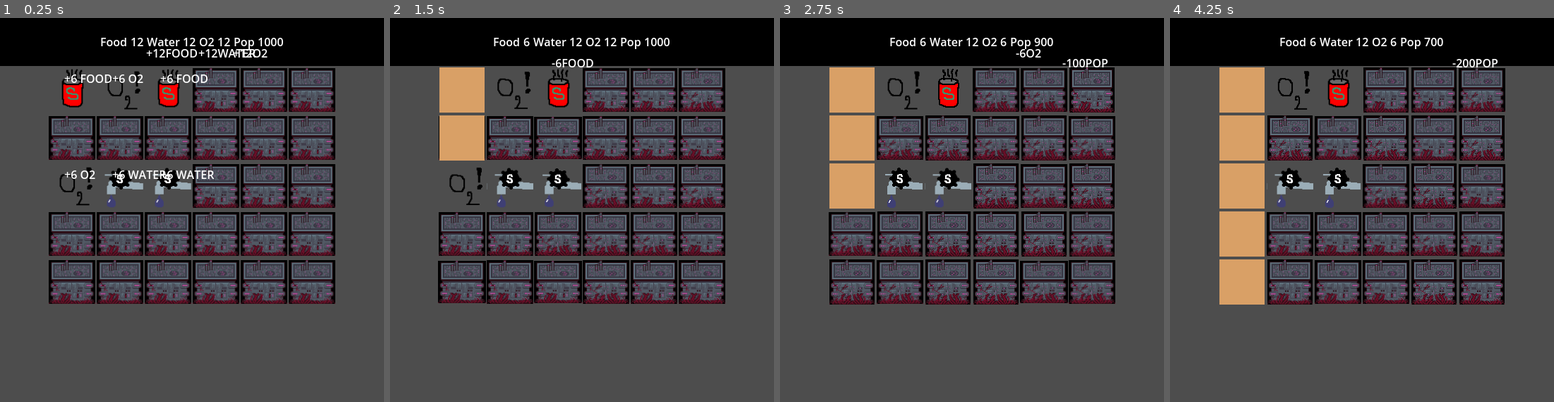
Above: before the commit, frames 1-4 (left to right).
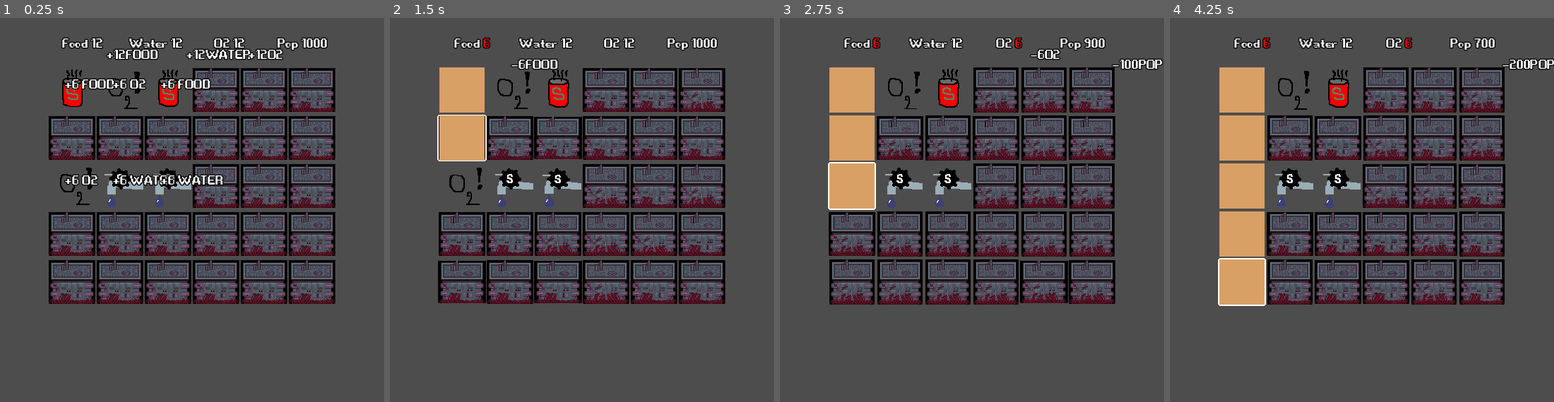
Above: after the commit, the same moments.

Repository: angeldustjdr/godot-wild-jam-2023
Game: Godot game, scene res://Main.tscn
Same seed, same stepped clock (60 frames per second), same inputs: the game is played once before the commit and once after it.
Inputs (mouse positions are in pixels of both pictures, inside the frame that each line leads up to):
- Up to frame 1 (0.25 s): no input
- Up to frame 2 (1.5 s): tap Enter (ui_accept) at 0.5, 0.77 s; move the mouse to (462, 90) at 0.52 s; click (462, 90) at 0.67 s; move the mouse to (462, 137) at 1.27 s; click (462, 137) at 1.42 s
- Up to frame 3 (2.75 s): tap Enter (ui_accept) at 1.52 s; move the mouse to (852, 186) at 2.02 s; click (852, 186) at 2.17 s
- Up to frame 4 (4.25 s): move the mouse to (1242, 233) at 2.77 s; click (1242, 233) at 2.92 s; tap Enter (ui_accept) at 3.02, 3.77 s; move the mouse to (1242, 282) at 3.52 s; click (1242, 282) at 3.67 s

The runs differ from the first frame. In frame 1, 18% of the frame differs, in the area x 0-100%, y 0-75%; in frame 2, 15%; in frame 3, 15%; in frame 4, 14%.

Commit message:
polish !

Diff:
--- /dev/null
+++ b/asset/Theme.tres
@@ -0,0 +1,12 @@
+[gd_resource type="Theme" load_steps=2 format=3 uid="uid://dkbcrw73g6705"]
+
+[ext_resource type="FontFile" uid="uid://c8k82hyecrlcx" path="res://game_over.ttf" id="1_wfc2g"]
+
+[resource]
+default_font = ExtResource("1_wfc2g")
+default_font_size = 45
+Button/colors/font_outline_color = Color(0, 0, 0, 1)
+Button/constants/outline_size = 5
+Label/colors/font_color = Color(1, 1, 1, 1)
+Label/colors/font_outline_color = Color(0, 0, 0, 1)
+Label/constants/outline_size = 5
--- a/project.godot
+++ b/project.godot
@@ -41,3 +41,7 @@
 [internationalization]
 
 locale/translations_pot_files=PackedStringArray("res://dialog/test_dialog.dialogue")
+
+[rendering]
+
+textures/canvas_textures/default_texture_filter=0
--- a/scene/BuildMenu.tscn
+++ b/scene/BuildMenu.tscn
@@ -1,6 +1,7 @@
-[gd_scene load_steps=2 format=3 uid="uid://cjlqheo1hxrae"]
+[gd_scene load_steps=3 format=3 uid="uid://cjlqheo1hxrae"]
 
 [ext_resource type="Script" path="res://script/BuildMenu.gd" id="1_45w4o"]
+[ext_resource type="Theme" uid="uid://dkbcrw73g6705" path="res://asset/Theme.tres" id="1_ft1y2"]
 
 [node name="BuildMenu" type="VBoxContainer"]
 z_index = 11
@@ -11,6 +12,7 @@
 offset_bottom = -396.0
 grow_horizontal = 2
 grow_vertical = 2
+theme = ExtResource("1_ft1y2")
 script = ExtResource("1_45w4o")
 
 [node name="FarmButton" type="Button" parent="."]
--- a/scene/GenericBuilding.tscn
+++ b/scene/GenericBuilding.tscn
@@ -1,49 +1,21 @@
-[gd_scene load_steps=9 format=3 uid="uid://8001k27dcfjx"]
+[gd_scene load_steps=10 format=3 uid="uid://8001k27dcfjx"]
 
 [ext_resource type="Script" path="res://script/GenericBuilding.gd" id="1_v8jsb"]
 [ext_resource type="Texture2D" uid="uid://cwv7xdmk2wb87" path="res://asset/sheet/building1-sheet.png" id="2_ihrt5"]
+[ext_resource type="Shader" path="res://shader/Outline.gdshader" id="2_jt4ha"]
+[ext_resource type="Theme" uid="uid://dkbcrw73g6705" path="res://asset/Theme.tres" id="3_4g578"]
 
-[sub_resource type="Shader" id="Shader_uoqyb"]
-code = "shader_type canvas_item;
-
-void fragment() {
-	// Place fragment code here.
-}
-"
-
-[sub_resource type="ShaderMaterial" id="ShaderMaterial_32tqi"]
-shader = SubResource("Shader_uoqyb")
+[sub_resource type="ShaderMaterial" id="ShaderMaterial_wq1gu"]
+resource_local_to_scene = true
+shader = ExtResource("2_jt4ha")
+shader_parameter/color = Color(1, 1, 1, 1)
+shader_parameter/width = 0.0
+shader_parameter/pattern = 0
+shader_parameter/inside = false
+shader_parameter/add_margins = true
 
 [sub_resource type="RectangleShape2D" id="RectangleShape2D_mllce"]
 size = Vector2(68, 68)
-
-[sub_resource type="Animation" id="Animation_lhjvy"]
-resource_name = "idle"
-loop_mode = 1
-tracks/0/type = "value"
-tracks/0/imported = false
-tracks/0/enabled = true
-tracks/0/path = NodePath("Sprite:frame")
-tracks/0/interp = 1
-tracks/0/loop_wrap = true
-tracks/0/keys = {
-"times": PackedFloat32Array(0, 0.5, 1),
-"transitions": PackedFloat32Array(1, 1, 1),
-"update": 1,
-"values": [0, 1, 0]
-}
-tracks/1/type = "value"
-tracks/1/imported = false
-tracks/1/enabled = true
-tracks/1/path = NodePath("Sprite:scale")
-tracks/1/interp = 1
-tracks/1/loop_wrap = true
-tracks/1/keys = {
-"times": PackedFloat32Array(0, 0.5, 1),
-"transitions": PackedFloat32Array(1, 0.329877, 1),
-"update": 0,
-"values": [Vector2(1, 1), Vector2(1.05, 0.95), Vector2(1, 1)]
-}
 
 [sub_resource type="Animation" id="Animation_5ipuh"]
 length = 0.001
@@ -72,6 +44,34 @@
 "values": [Vector2(1, 1)]
 }
 
+[sub_resource type="Animation" id="Animation_lhjvy"]
+resource_name = "idle"
+loop_mode = 1
+tracks/0/type = "value"
+tracks/0/imported = false
+tracks/0/enabled = true
+tracks/0/path = NodePath("Sprite:frame")
+tracks/0/interp = 1
+tracks/0/loop_wrap = true
+tracks/0/keys = {
+"times": PackedFloat32Array(0, 0.5, 1),
+"transitions": PackedFloat32Array(1, 1, 1),
+"update": 1,
+"values": [0, 1, 0]
+}
+tracks/1/type = "value"
+tracks/1/imported = false
+tracks/1/enabled = true
+tracks/1/path = NodePath("Sprite:scale")
+tracks/1/interp = 1
+tracks/1/loop_wrap = true
+tracks/1/keys = {
+"times": PackedFloat32Array(0, 0.5, 1),
+"transitions": PackedFloat32Array(1, 0.287175, 1),
+"update": 0,
+"values": [Vector2(1, 1), Vector2(1.05, 0.95), Vector2(1, 1)]
+}
+
 [sub_resource type="AnimationLibrary" id="AnimationLibrary_ksdrg"]
 _data = {
 "RESET": SubResource("Animation_5ipuh"),
@@ -79,12 +79,12 @@
 }
 
 [node name="GenericBuilding" type="Area2D"]
-material = SubResource("ShaderMaterial_32tqi")
 script = ExtResource("1_v8jsb")
 description = "A generic building."
 playIdle = true
 
 [node name="Sprite" type="Sprite2D" parent="."]
+material = SubResource("ShaderMaterial_wq1gu")
 position = Vector2(34, 34)
 texture = ExtResource("2_ihrt5")
 hframes = 2
@@ -99,6 +99,7 @@
 offset_right = 68.0
 offset_bottom = 68.0
 mouse_filter = 1
+theme = ExtResource("3_4g578")
 
 [node name="AnimationPlayerBuilding" type="AnimationPlayer" parent="."]
 libraries = {
@@ -106,3 +107,5 @@
 }
 
 [connection signal="input_event" from="." to="." method="_on_input_event"]
+[connection signal="mouse_entered" from="Tooltip" to="." method="_on_tooltip_mouse_entered"]
+[connection signal="mouse_exited" from="Tooltip" to="." method="_on_tooltip_mouse_exited"]
--- a/scene/JuicyLabel.tscn
+++ b/scene/JuicyLabel.tscn
@@ -1,5 +1,6 @@
-[gd_scene load_steps=6 format=3 uid="uid://dvwt2pd6xsvn7"]
+[gd_scene load_steps=7 format=3 uid="uid://dvwt2pd6xsvn7"]
 
+[ext_resource type="Theme" uid="uid://dkbcrw73g6705" path="res://asset/Theme.tres" id="1_bs4bt"]
 [ext_resource type="Script" path="res://script/JuicyLabel.gd" id="1_ls5gl"]
 
 [sub_resource type="Animation" id="Animation_nk3dw"]
@@ -17,6 +18,21 @@
 "values": [Vector2(0, 0), Vector2(40, -35)]
 }
 
+[sub_resource type="Animation" id="Animation_k004l"]
+resource_name = "JuicyLabelPop_2"
+tracks/0/type = "value"
+tracks/0/imported = false
+tracks/0/enabled = true
+tracks/0/path = NodePath("JuicyLabel:position")
+tracks/0/interp = 1
+tracks/0/loop_wrap = true
+tracks/0/keys = {
+"times": PackedFloat32Array(0, 1),
+"transitions": PackedFloat32Array(0.307786, 0.000911165),
+"update": 0,
+"values": [Vector2(0, 0), Vector2(40, 30)]
+}
+
 [sub_resource type="Animation" id="Animation_n07sx"]
 length = 0.001
 tracks/0/type = "value"
@@ -32,21 +48,6 @@
 "values": [Vector2(45, 20)]
 }
 
-[sub_resource type="Animation" id="Animation_k004l"]
-resource_name = "JuicyLabelPop_2"
-tracks/0/type = "value"
-tracks/0/imported = false
-tracks/0/enabled = true
-tracks/0/path = NodePath("JuicyLabel:position")
-tracks/0/interp = 1
-tracks/0/loop_wrap = true
-tracks/0/keys = {
-"times": PackedFloat32Array(0, 1),
-"transitions": PackedFloat32Array(0.307786, 0.000911165),
-"update": 0,
-"values": [Vector2(0, 0), Vector2(40, 30)]
-}
-
 [sub_resource type="AnimationLibrary" id="AnimationLibrary_5w5el"]
 _data = {
 "JuicyLabelPop": SubResource("Animation_nk3dw"),
@@ -59,7 +60,8 @@
 offset_left = 40.0
 offset_top = 30.0
 offset_right = 80.0
-offset_bottom = 56.0
+offset_bottom = 60.0
+theme = ExtResource("1_bs4bt")
 text = "++"
 script = ExtResource("1_ls5gl")
 
--- a/scene/Top_UI.tscn
+++ b/scene/Top_UI.tscn
@@ -1,5 +1,6 @@
-[gd_scene load_steps=2 format=3 uid="uid://dhe0gdpwpe3hf"]
+[gd_scene load_steps=3 format=3 uid="uid://dhe0gdpwpe3hf"]
 
+[ext_resource type="Theme" uid="uid://dkbcrw73g6705" path="res://asset/Theme.tres" id="1_0j54i"]
 [ext_resource type="Script" path="res://script/updateUI.gd" id="1_auiuf"]
 
 [node name="Top_UI" type="Control"]
@@ -7,55 +8,75 @@
 anchors_preset = 0
 offset_right = 544.0
 offset_bottom = 68.0
+theme = ExtResource("1_0j54i")
 
-[node name="ColorRect" type="ColorRect" parent="."]
-layout_mode = 0
-offset_right = 544.0
+[node name="Grid" type="GridContainer" parent="."]
+layout_mode = 1
+anchors_preset = 5
+anchor_left = 0.5
+anchor_right = 0.5
+offset_left = -206.0
+offset_right = 206.0
 offset_bottom = 68.0
-color = Color(0, 0, 0, 1)
+grow_horizontal = 2
+columns = 4
 
-[node name="HBoxContainer" type="HBoxContainer" parent="."]
-layout_mode = 0
-offset_right = 544.0
-offset_bottom = 68.0
+[node name="Hbox" type="HBoxContainer" parent="Grid"]
+custom_minimum_size = Vector2(100, 68)
+layout_mode = 2
 alignment = 1
 
-[node name="Food" type="Label" parent="HBoxContainer"]
+[node name="Food" type="Label" parent="Grid/Hbox"]
 layout_mode = 2
 text = "Food"
 
-[node name="Food_quantity" type="Label" parent="HBoxContainer"]
+[node name="Food_quantity" type="Label" parent="Grid/Hbox"]
 layout_mode = 2
 text = "0
 "
 script = ExtResource("1_auiuf")
 ressourceType = "FOOD"
 
-[node name="Water" type="Label" parent="HBoxContainer"]
+[node name="Hbox2" type="HBoxContainer" parent="Grid"]
+custom_minimum_size = Vector2(100, 68)
+layout_mode = 2
+alignment = 1
+
+[node name="Water" type="Label" parent="Grid/Hbox2"]
 layout_mode = 2
 text = "Water"
 
-[node name="Water_quantity" type="Label" parent="HBoxContainer"]
+[node name="Water_quantity" type="Label" parent="Grid/Hbox2"]
 layout_mode = 2
 text = "0"
 script = ExtResource("1_auiuf")
 ressourceType = "WATER"
 
-[node name="O2" type="Label" parent="HBoxContainer"]
+[node name="Hbox3" type="HBoxContainer" parent="Grid"]
+custom_minimum_size = Vector2(100, 68)
+layout_mode = 2
+alignment = 1
+
+[node name="O2" type="Label" parent="Grid/Hbox3"]
 layout_mode = 2
 text = "O2"
 
-[node name="O2_quantity" type="Label" parent="HBoxContainer"]
+[node name="O2_quantity" type="Label" parent="Grid/Hbox3"]
 layout_mode = 2
 text = "0"
 script = ExtResource("1_auiuf")
 ressourceType = "O2"
 
-[node name="Pop" type="Label" parent="HBoxContainer"]
+[node name="Hbox4" type="HBoxContainer" parent="Grid"]
+custom_minimum_size = Vector2(100, 68)
+layout_mode = 2
+alignment = 1
+
+[node name="Pop" type="Label" parent="Grid/Hbox4"]
 layout_mode = 2
 text = "Pop"
 
-[node name="Pop_quantity" type="Label" parent="HBoxContainer"]
+[node name="Pop_quantity" type="Label" parent="Grid/Hbox4"]
 layout_mode = 2
 text = "1000
 "
--- a/script/GameState.gd
+++ b/script/GameState.gd
@@ -17,6 +17,7 @@
 
 #################
 # RESSOURCE
+var limit = {"WATER" : 10,"FOOD" : 10,"O2" : 10}
 var ressource = {"POP" : 0,
 				"WATER" : 0,
 				"FOOD" : 0,
@@ -34,7 +35,6 @@
 		ressource[elem] = newRessource[elem]
 
 func calculatePop():
-	var limit = {"WATER" : 10,"FOOD" : 10,"O2" : 10}
 	for elem in limit.keys():
 		if ressource[elem] <= limit[elem]:
 			ressource["POP"] -= 100
--- a/script/GenericBuilding.gd
+++ b/script/GenericBuilding.gd
@@ -58,7 +58,15 @@
 	return TotalStat
 
 func popLabel(text):
-	var j = juicyLabel.instantiate()
-	j.playAnimation("UP")
-	j.text = text
-	add_child(j)
+	var l = juicyLabel.instantiate()
+	l.playAnimation("UP")
+	l.text = text
+	add_child(l)
+
+
+func _on_tooltip_mouse_entered():
+	$Sprite.material.set("shader_param/width",2.)
+
+
+func _on_tooltip_mouse_exited():
+	$Sprite.material.set("shader_param/width",0.)
--- a/script/JuicyLabel.gd
+++ b/script/JuicyLabel.gd
@@ -1,6 +1,6 @@
 extends Label
 
-func _on_animation_player_label_animation_finished(anim_name):
+func _on_animation_player_label_animation_finished(_anim_name):
 	queue_free()
 
 func playAnimation(direction):
--- a/script/updateUI.gd
+++ b/script/updateUI.gd
@@ -6,9 +6,18 @@
 func _ready():
 	RadioDiffusion.connect("updateTopUINeeded",updateTopUI)
 
+func _process(_delta):
+	var myRessource = GameState.ressource[ressourceType]
+	if ressourceType!="POP":
+		if myRessource <= GameState.limit[ressourceType] :
+			self.set("theme_override_colors/font_color", Color(1,0,0))
+		else :
+			self.set("theme_override_colors/font_color", Color(1,1,1))
+
 func updateTopUI():
-	var modified = GameState.ressource[ressourceType] - int(self.text)
-	self.text = str(GameState.ressource[ressourceType])
+	var myRessource = GameState.ressource[ressourceType]
+	var modified = myRessource - int(self.text)
+	self.text = str(myRessource)
 	if modified != 0 :
 		var j = juicyLabel.instantiate()
 		if modified>0 : j.text = "+"+str(modified)+ressourceType
--- a/shader/GenericBuilding.gdshader
+++ b/shader/Outline.gdshader
@@ -1,6 +1,6 @@
 shader_type canvas_item;
 
-uniform vec4 color : hint_color = vec4(1.0);
+uniform vec4 color : source_color = vec4(1.0);
 uniform float width : hint_range(0, 10) = 1.0;
 uniform int pattern : hint_range(0, 2) = 0; // diamond, circle, square
 uniform bool inside = false;
Binary file changed: asset/sheet/building1-sheet.png
Not shown, changed: asset/sheet/building1-sheet.png.import
Binary file changed: asset/sheet/empty-sheet.png
Binary file changed: asset/sheet/farm-sheet.png
Binary file changed: asset/sheet/superO2-sheet.png
Binary file changed: asset/sheet/superfood-sheet.png
Binary file changed: asset/sheet/superwater-sheet.png
Binary file changed: asset/sheet/tree-sheet.png
Binary file changed: asset/sheet/well-sheet.png
Binary file changed: asset/sprite/buildingA1.png
Binary file changed: asset/sprite/buildingA2.png
Binary file changed: asset/sprite/empty.png
(and 9 more such lines)
